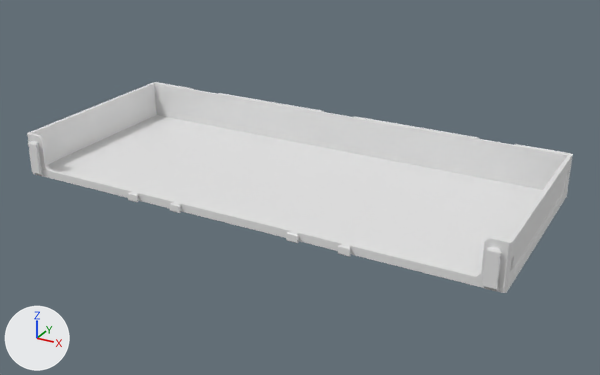
One commit to the glTF model parts/115/DecorDrawer_115-3W-05H.lib.glb: the scene before it, then after it.
Both versions are drawn from a 50 mm camera at (190.0, -336.0, 168.0) aimed at (6.0, -2.0, 0.0). The axes (+X, +Y, +Z) are drawn at lower left. The lights are the same throughout. The picture after the commit comes second. Where no turn or scale is listed for an object, it has been applied to the vertices. Vertices at exactly the same position are counted once.

The first picture shows 'DecorDrawer_115-3W-05H'.
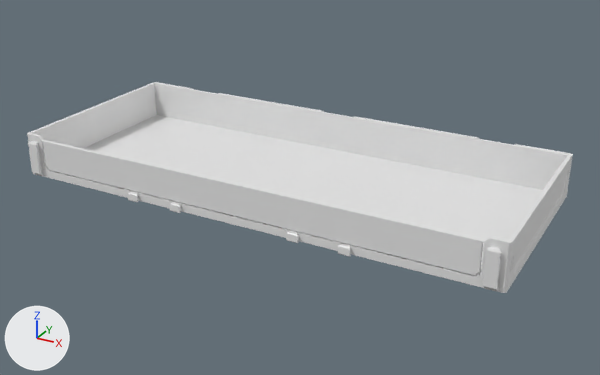
What the commit changed:
me_decordrawer_115_3w_05h is used by ob_decordrawer_115_3w_05h; location (0.0, 0.0, 11.0).
me_decordrawer_115_3w_05h had 576 vertices, 1156 faces and spanned x -126.0..126.0, y -55.0..55.0, z -11.0..11.0.
me_decordrawer_115_3w_05h now has 796 vertices, 1608 faces and spans x -126.0..126.0, y -55.0..55.0, z -11.0..11.0.
me_decordrawer_115_3w_05h part 1: 172 vertices added at x -115.0..115.0, y -52.0..-50.0, z -7.0..9.0.
Other edits to the shape of me_decordrawer_115_3w_05h do not show in these pictures.

Location of each change, (x1, y1, x2, y2) in pixels of the pictures (600 x 375 px):
part 1 of me_decordrawer_115_3w_05h, added: after (42, 140, 485, 277)
